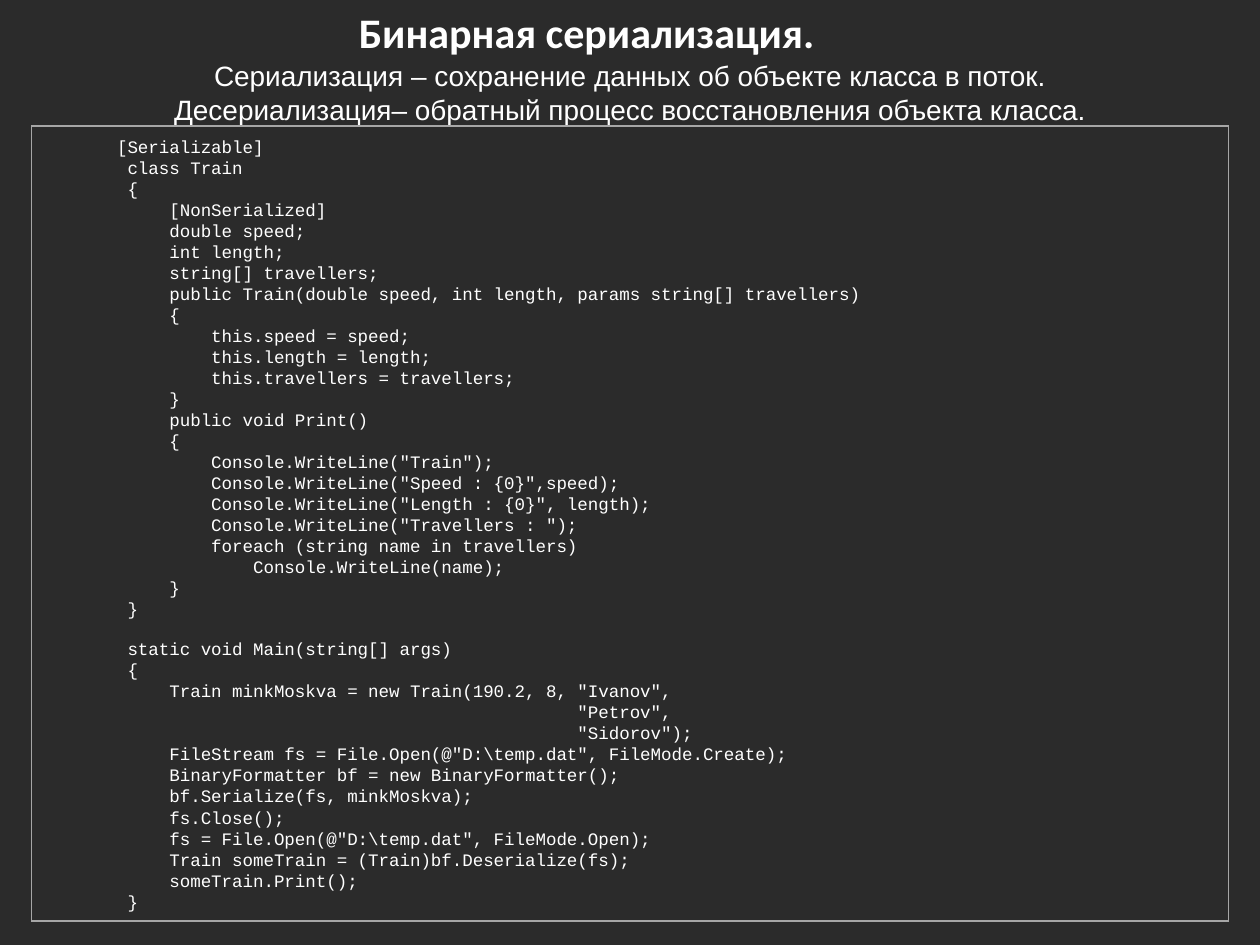
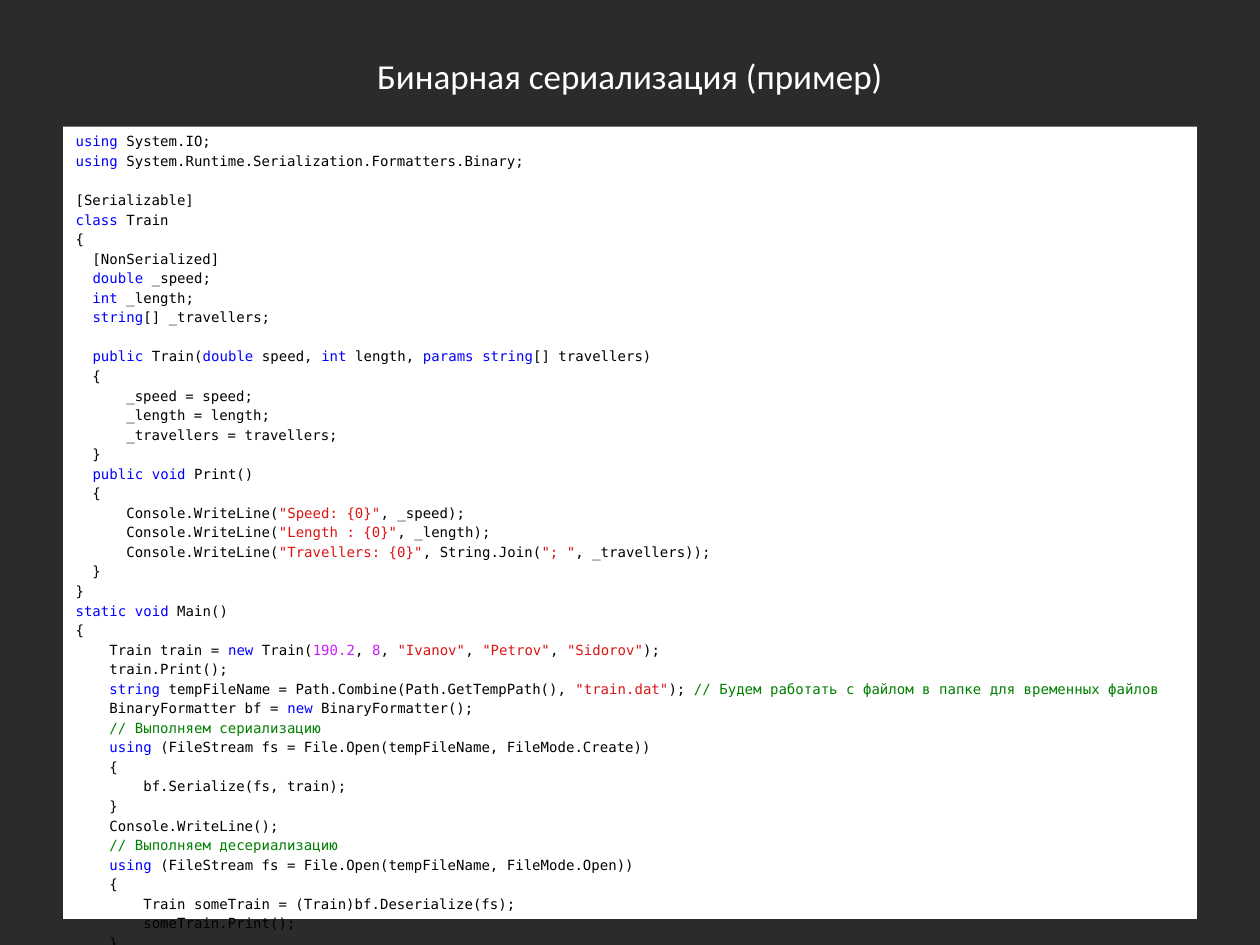
Before and after one commit to bazile/Training, a slide deck: slide 17 of Presentation/lesson-04-io.pptx (slide 16 before the commit). Drawn at 1260x945 pixels with LibreOffice and Linux fonts; fonts in the diff are those of the drawing; background and template pictures are left out; a plain dark background stands for a picture behind light text. Boxes give left, top, right and bottom in pixels: in the first picture for what was removed or moved away, otherwise in the second. Text is boxed around its words. In the diff, an @@ line names an element or a change of style, - is before the commit and + after.

Commit message:
Changed serialization examples (binary and xml)

```diff
--- a/Presentation/lesson-04-io.pptx
+++ b/Presentation/lesson-04-io.pptx
@@ title "Бинарная сериализация (пример)" at <box>377,63,882,95</box>: vertical alignment top to middle @@
@@ text removed at <box>174,65,1085,125</box> @@
-Сериализация – сохранение данных об объекте класса в поток.
-Десериализация– обратный процесс восстановления объекта класса.
@@ title at <box>377,63,882,95</box>: text changed; size 24 to 20 pt; bold off @@
-Бинарная сериализация.
+Бинарная сериализация (пример)
@@ text at <box>63,127,1197,920</box>: paragraphs added @@
+// Удаляем ненужный временный файл. В настоящем приложении файл может еще понадобиться.
+File.Delete(tempFileName);
+}
@@ text "using System.IO;": place and size @@
-text "using System.IO;" at <box>32,126,1228,921</box>
+text "using System.IO;" at <box>63,127,1197,920</box>
@@ text "using System.IO;" at <box>63,127,1197,920</box>: vertical alignment middle to top; rectangle to text; fill none to #FFFFFF; outline #A6A6A6 0.75 pt to none @@
@@ text at <box>76,135,523,169</box>: paragraphs added @@
+using System.IO;
+using System.Runtime.Serialization.Formatters.Binary;
@@ text at <box>76,194,651,930</box>: size 10 to 8 pt, font Courier New to DejaVu Sans Mono in "[Serializable]", "class Train", "{", "[NonSerialized]" and 12 more places; text colour #FFFFFF to #000000 in "[Serializable]", "Train", "{", "[NonSerialized]" and 12 more places; text colour #FFFFFF to #0000FF in "class", "public Train(double int params string[]", "public void", "new"; more space between paragraphs @@
@@ text at <box>92,272,270,326</box>: text changed; size 10 to 8 pt; font Courier New to DejaVu Sans Mono; text colour #FFFFFF to #000000 @@
-double speed;
-int length;
-string[] travellers;
+double _speed;
+int _length;
+string[] _travellers;
@@ text at <box>126,390,338,443</box>: text changed; size 10 to 8 pt; font Courier New to DejaVu Sans Mono; text colour #FFFFFF to #000000 @@
-this.speed = speed;
-this.length = length;
-this.travellers = travellers;
+_speed = speed;
+_length = length;
+_travellers = travellers;
@@ text at <box>126,507,710,560</box>: text changed; size 10 to 8 pt; font Courier New to DejaVu Sans Mono; text colour #FFFFFF to #000000 @@
-Console.WriteLine("Train");
-Console.WriteLine("Speed : {0}",speed);
-Console.WriteLine("Length : {0}", length);
-Console.WriteLine("Travellers : ");
-foreach (string name in travellers)
-Console.WriteLine(name);
+Console.WriteLine("Speed: {0}", _speed);
+Console.WriteLine("Length : {0}", _length);
+Console.WriteLine("Travellers: {0}", String.Join("; ", _travellers));
@@ text at <box>76,605,228,618</box>: text changed; size 10 to 8 pt; font Courier New to DejaVu Sans Mono; text colour #FFFFFF to #0000FF @@
-static void Main(string[] args)
+static void Main()
@@ text at <box>109,644,1159,697</box>: text changed; size 10 to 8 pt; font Courier New to DejaVu Sans Mono; text colour #FFFFFF to #000000 @@
-Train minkMoskva = new Train(190.2, 8, "Ivanov",
-"Petrov",
-"Sidorov");
-FileStream fs = File.Open(@"D:\temp.dat", FileMode.Create);
+Train train = new Train(190.2, 8, "Ivanov", "Petrov", "Sidorov");
+train.Print();
+string tempFileName = Path.Combine(Path.GetTempPath(), "train.dat"); // Будем работать с файлом в папке для временных файлов
@@ text at <box>109,722,651,873</box>: text changed; size 10 to 8 pt; font Courier New to DejaVu Sans Mono; text colour #FFFFFF to #000000 @@
-bf.Serialize(fs, minkMoskva);
-fs.Close();
-fs = File.Open(@"D:\temp.dat", FileMode.Open);
+// Выполняем сериализацию
+using (FileStream fs = File.Open(tempFileName, FileMode.Create))
+{
+bf.Serialize(fs, train);
+}
+Console.WriteLine();
+// Выполняем десериализацию
+using (FileStream fs = File.Open(tempFileName, FileMode.Open))
+{
```
Also in this commit, not shown: 2 slides added, 1 slide removed.
